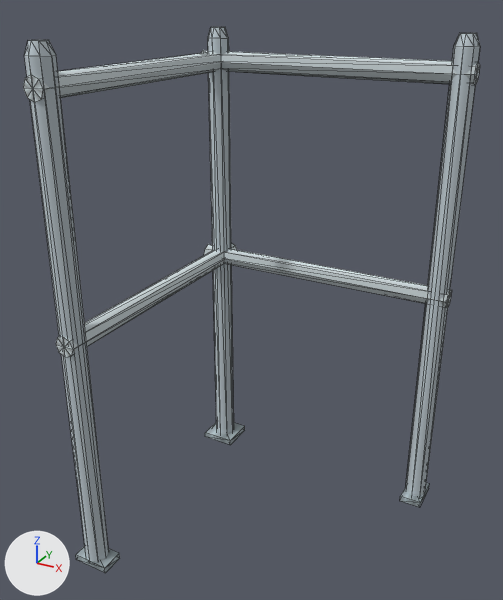
Two versions of the glTF model assets/environment/pool/props/models/pool_guardrail_corner.glb, one commit apart.
One viewpoint serves both versions: a 50 mm camera at (0.587, -1.13, 1.116) aimed at (-0.032, -0.004, 0.553). Arrows for +X, +Y and +Z are at lower left; the lights stay in place. The first picture is the older version. Mesh edges are drawn as thin lines. Vertices at exactly the same position are counted once.

In view in the first picture: 'core_pool_guardrail_corner'.
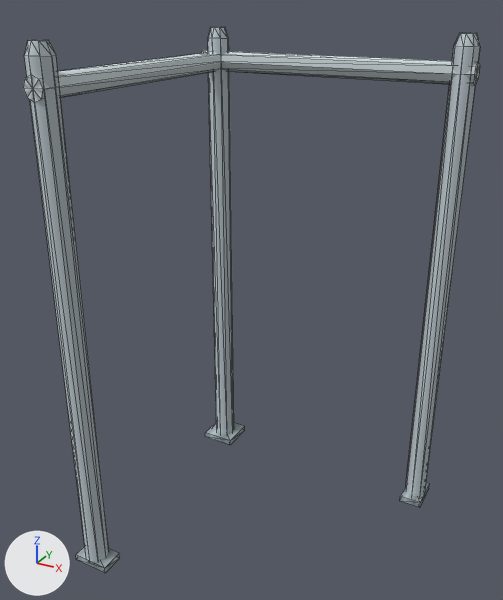
The change, as JSON lines over the scene's bpy script:
```json
{"block": "me_core_pool_guardrail_corner", "where": "# used by ob_core_pool_guardrail_corner; location = (0.0, 0.0, 0.0)"}
{"op": "remove", "block": "me_core_pool_guardrail_corner", "code": "me_core_pool_guardrail_corner.from_pydata(...)  # 174 vertices, 308 faces; spans x -0.3..0.3, y -0.3..0.3, z 0.0..1.05"}
{"op": "add", "block": "me_core_pool_guardrail_corner", "code": "me_core_pool_guardrail_corner.from_pydata(...)  # 138 vertices, 244 faces; spans x -0.3..0.3, y -0.3..0.3, z 0.0..1.05"}
{"block": "me_core_pool_guardrail_corner", "change": "me_core_pool_guardrail_corner part 1: the loose piece of 18 vertices spanning x -0.281..-0.239, y -0.3..0.3, z 0.504..0.546 is deleted"}
{"block": "me_core_pool_guardrail_corner", "change": "me_core_pool_guardrail_corner part 2: the loose piece of 18 vertices spanning x -0.3..0.3, y 0.239..0.281, z 0.504..0.546 is deleted"}
```

Location of each change, [x1, y1, x2, y2] in pixels of the pictures (503 x 600 px):
```json
{"part": 1, "of": "me_core_pool_guardrail_corner", "change": "deleted", "before": [56, 243, 237, 357]}
{"part": 2, "of": "me_core_pool_guardrail_corner", "change": "deleted", "before": [204, 245, 452, 308]}
```
